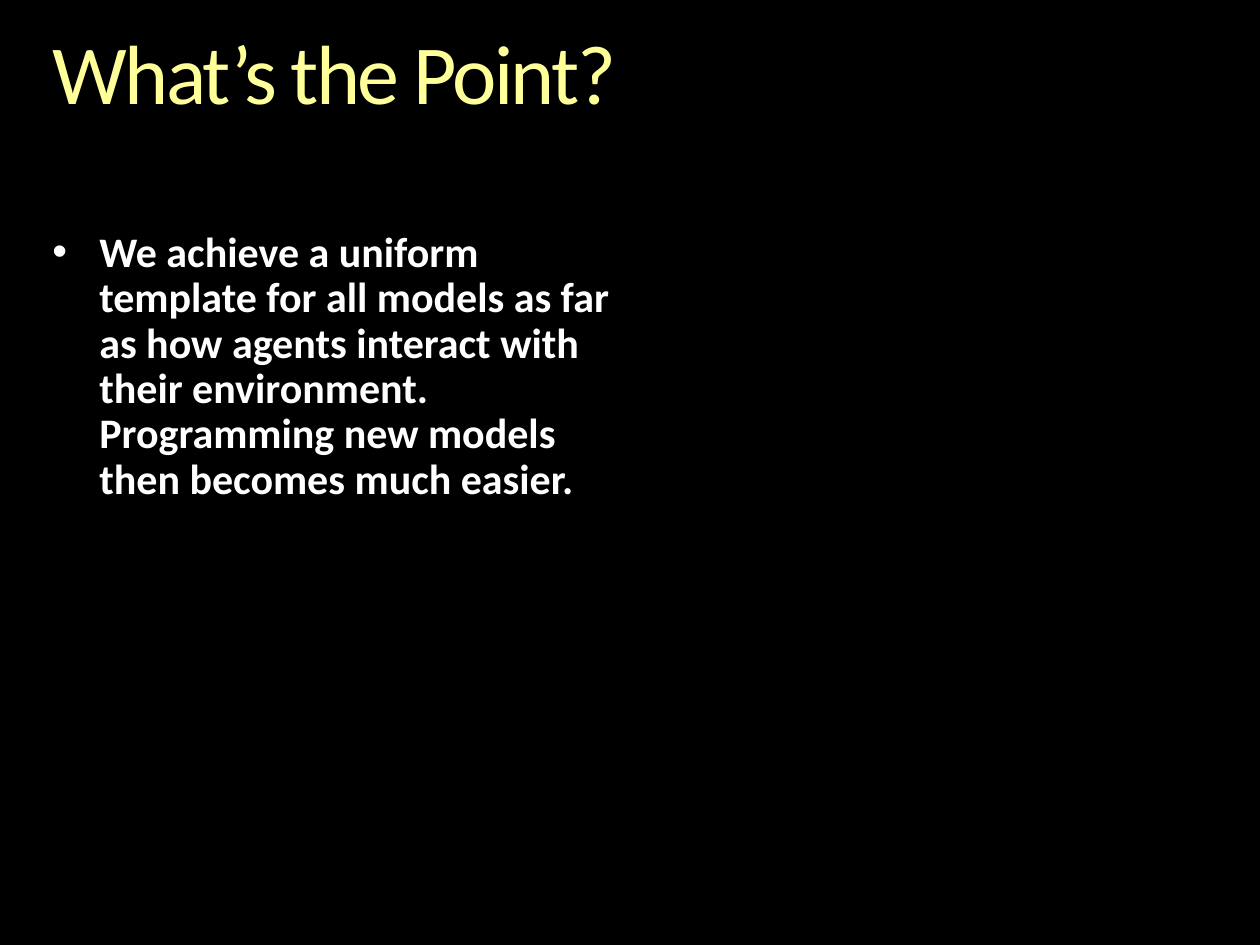
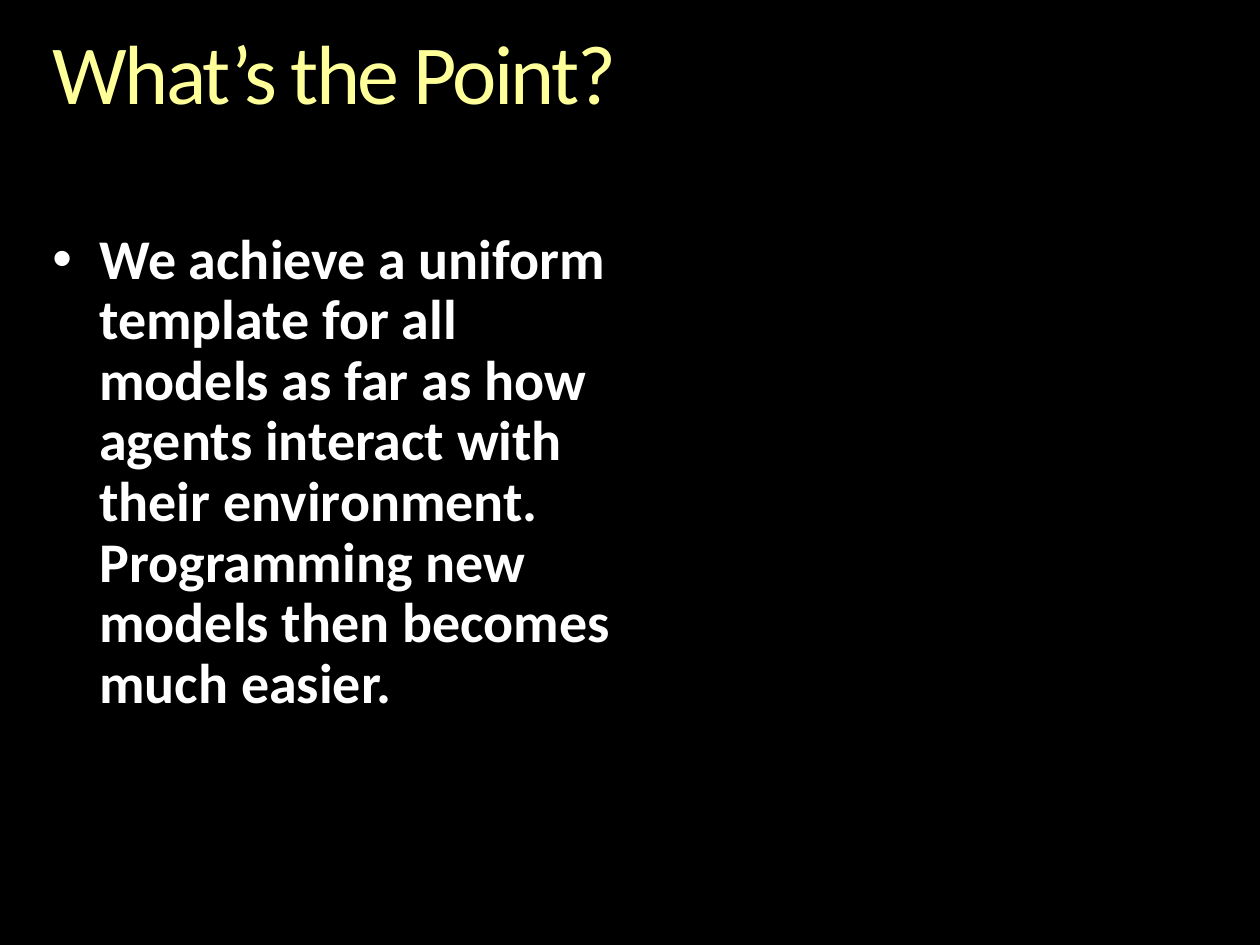
Before and after one commit to gcallah/indras_net, a slide deck: slide 23 of docs/ABMsAsAlgebraic.pptx. Drawn at 1260x945 pixels with LibreOffice and Linux fonts; fonts in the diff are those of the drawing; background and template pictures are left out. Boxes give left, top, right and bottom in pixels: in the first picture for what was removed or moved away, otherwise in the second. Text is boxed around its words. In the diff, an @@ line names an element or a change of style, - is before the commit and + after.

```diff
--- a/docs/ABMsAsAlgebraic.pptx
+++ b/docs/ABMsAsAlgebraic.pptx
@@ text "We achieve a uniform template ..." at [99, 239, 610, 704]: size 24 to 32 pt; more space between paragraphs @@
```
Also in this commit, not shown: 5 other slides changed, 1 slide added.
